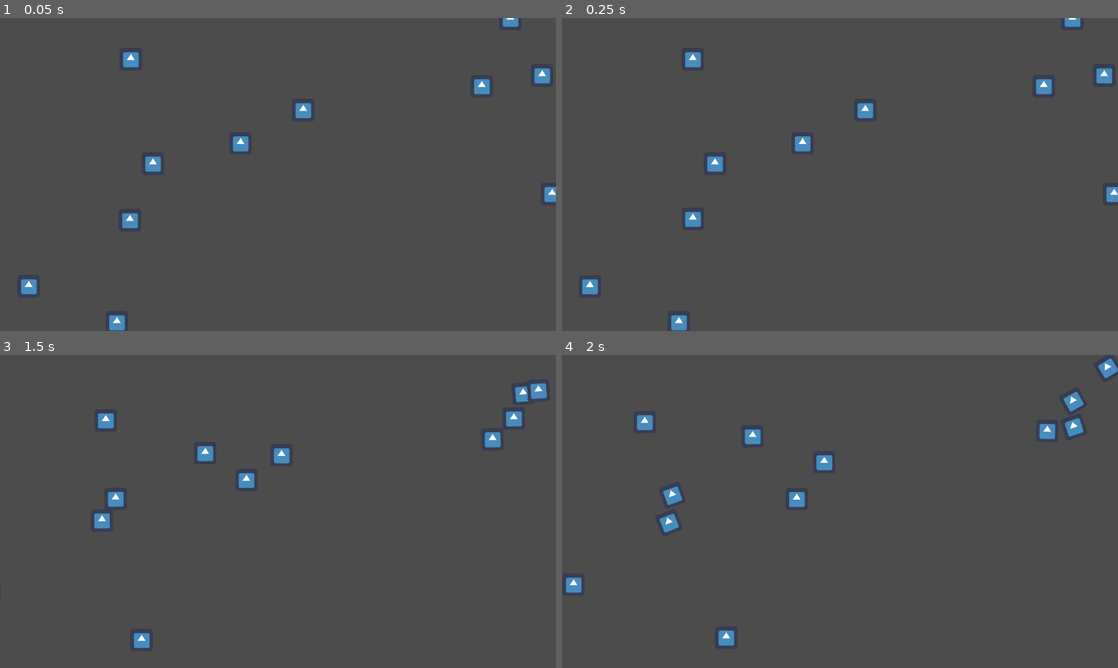
Above: before the commit, frames 1-4 (two rows, left to right).
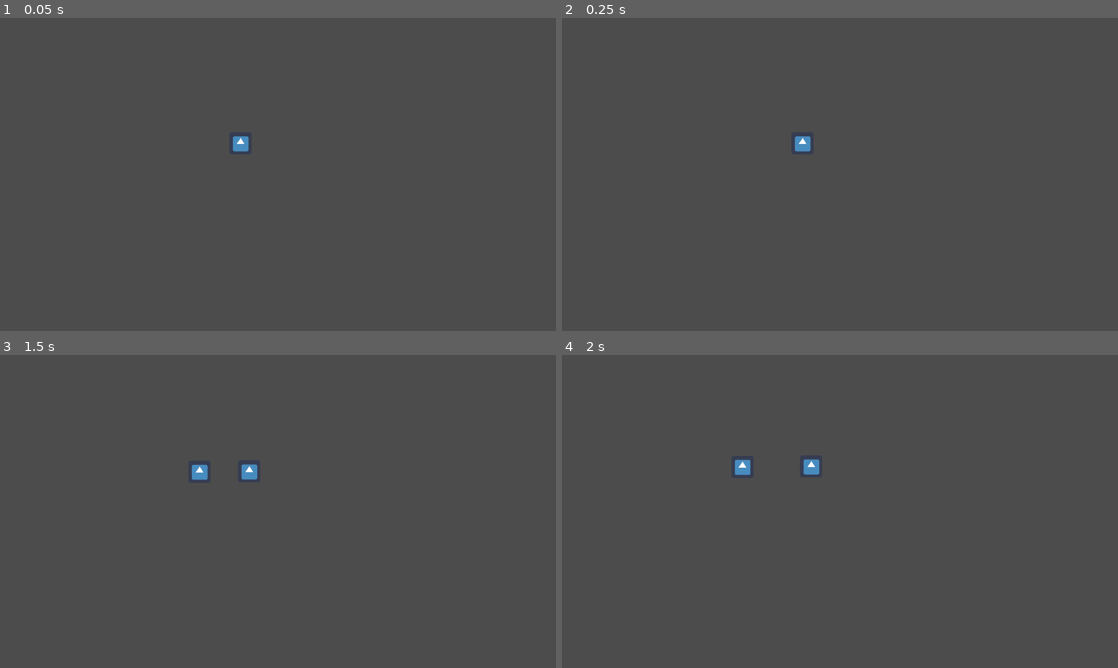
Above: after the commit, the same moments.

Repository: JadeMaveric/GMTK20
Game: Godot game, scene res://main.tscn
The game is run twice, just before and just after one commit, with the same random seed, the same clock (stepped at 60 frames per second) and the same inputs. The engine's default icon, where the game draws it, is replaced by a stand-in: a white triangle on a blue panel in a dark square.
Inputs (mouse positions are in pixels of both pictures, inside the frame that each line leads up to):
- Up to frame 1 (0.05 s): no input
- Up to frame 2 (0.25 s): no input
- Up to frame 3 (1.5 s): move the mouse to (239, 480) at 0.52 s; click (239, 480) at 0.67 s; move the mouse to (528, 383) at 1.27 s; click (528, 383) at 1.42 s
- Up to frame 4 (2 s): no input

The runs differ from the first frame. In frame 1, 1.3% of the frame differs, in the area x 3-100%, y 0-100%; in frame 2, 1.3%; in frame 3, 1.7%; in frame 4, 1.9%, in the area x 0-100%, y 1-93%.
Error after the commit: Attempt to call function 'set_wait_time' in base 'null instance' on a null instance. (res://thoughts/actions.gd:31)

Commit message:
Add sprites

Diff:
--- a/thoughts/actions.gd
+++ b/thoughts/actions.gd
@@ -1,5 +1,4 @@
 extends RigidBody2D
-class_name Thought
 
 # Declare member variables here. Examples:
 # var a = 2
@@ -12,9 +11,25 @@
 	return Vector2(rand_range(-1, 1), rand_range(-1, 1)).normalized()
 
 
+func kill():
+	get_parent().remove_child(self)
+
+func save():
+	var clone = self.duplicate(DUPLICATE_GROUPS+DUPLICATE_SCRIPTS+DUPLICATE_SIGNALS)
+	var clone_dir = rand_vector()
+	clone.set_linear_velocity((clone_dir-position).normalized() * speed)
+	clone.position = position + clone_dir
+	position = position - clone_dir
+	get_parent().add_child(clone)
+
+
 # Called when the node enters the scene tree for the first time.
 func _ready():
-	pass
+	set_mode(RigidBody2D.MODE_CHARACTER)
+	set_bounce(1)
+	var wait_time = rand_range(5, 20)
+	$LifetimeTimer.set_wait_time(wait_time)
+	$LifetimeTimer.start()
 
 
 # Called every frame. 'delta' is the elapsed time since the previous frame.
@@ -24,21 +39,15 @@
 
 func _input_event(viewport, event, shape_idx):
 	if event.is_action_pressed("gp_kill"):
-		get_parent().remove_child(self)
+		kill()
 
 	elif event.is_action_pressed("gp_save"):
-		# Slide left, generate child on right
-		var clone = ThoughtNode.instance()
-		var clone_dir = rand_vector()
-		clone.set_linear_velocity((clone_dir-position).normalized() * speed)
-		clone.position = position + clone_dir
-		position = position - clone_dir
-		get_parent().add_child(clone)
+		save()
 
 
 func _change_velocity():
 	var screen = get_viewport_rect()
-	$Timer.set_wait_time(1.0)
+	$MovementTimer.set_wait_time(1.0)
 
 	if screen.has_point(position):
 		set_linear_velocity(rand_vector() * speed)
@@ -46,3 +55,7 @@
 		var center : Vector2 = screen.position + screen.size/2
 		var movement_dir := position.direction_to(center)
 		set_linear_velocity(movement_dir * speed)
+
+
+func _on_LifetimeTimer_timeout():
+	pass # Replace with function body.
--- a/thoughts/controller.gd
+++ b/thoughts/controller.gd
@@ -3,7 +3,8 @@
 
 export(int) var initial_thought_count = 10
 
-var ThoughtNode = load("res://thoughts/Thought.tscn")
+var StableThoughtNode = load("res://thoughts/stable/thought.tscn")
+var UnstableThoughtNode = load("res://thoughts/unstable/thought.tscn")
 
 # Called when the node enters the scene tree for the first time.
 func _ready():
@@ -14,10 +15,15 @@
 	)
 
 	for i in range(initial_thought_count):
-		var thought = ThoughtNode.instance()
-		thought.position = Vector2(randi() % int(screen.x), randi() % int(screen.y))
-		thought.get_node("Timer").set_wait_time(randf())
-		add_child(thought)
+		var stable_thought = StableThoughtNode.instance()
+		stable_thought.position = Vector2(randi() % int(screen.x), randi() % int(screen.y))
+		stable_thought.get_node("MovementTimer").set_wait_time(randf())
+		add_child(stable_thought)
+
+		var unstable_thought = UnstableThoughtNode.instance()
+		unstable_thought.position = Vector2(randi() % int(screen.x), randi() % int(screen.y))
+		unstable_thought.get_node("MovementTimer").set_wait_time(randf())
+		add_child(unstable_thought)
 
 func _unhandled_input(event):
 	pass
--- /dev/null
+++ b/thoughts/stable/actions.gd
@@ -0,0 +1,20 @@
+extends "res://thoughts/actions.gd"
+# Stable Thought
+
+# Declare member variables here. Examples:
+# var a = 2
+# var b = "text"
+
+
+# Called when the node enters the scene tree for the first time.
+func _ready():
+	print($LifetimeTimer.get_wait_time())
+
+
+# Called every frame. 'delta' is the elapsed time since the previous frame.
+#func _process(delta):
+#	pass
+
+
+func _on_LifetimeTimer_timeout():
+	kill()
--- /dev/null
+++ b/thoughts/stable/thought.tscn
@@ -0,0 +1,11 @@
+[gd_scene load_steps=4 format=2]
+
+[ext_resource path="res://thoughts/thought.tscn" type="PackedScene" id=1]
+[ext_resource path="res://thoughts/stable/actions.gd" type="Script" id=2]
+[ext_resource path="res://thoughts/stable/sprite.png" type="Texture" id=3]
+
+[node name="Thought" instance=ExtResource( 1 )]
+script = ExtResource( 2 )
+
+[node name="Sprite" parent="CollisionShape2D" index="0"]
+texture = ExtResource( 3 )
--- /dev/null
+++ b/thoughts/unstable/actions.gd
@@ -0,0 +1,20 @@
+extends "res://thoughts/actions.gd"
+# Unstable Thought
+
+# Declare member variables here. Examples:
+# var a = 2
+# var b = "text"
+
+
+# Called when the node enters the scene tree for the first time.
+func _ready():
+	pass # Replace with function body.
+
+
+# Called every frame. 'delta' is the elapsed time since the previous frame.
+#func _process(delta):
+#	pass
+
+
+func _on_LifetimeTimer_timeout():
+	save()
--- /dev/null
+++ b/thoughts/unstable/thought.tscn
@@ -0,0 +1,11 @@
+[gd_scene load_steps=4 format=2]
+
+[ext_resource path="res://thoughts/thought.tscn" type="PackedScene" id=1]
+[ext_resource path="res://thoughts/unstable/actions.gd" type="Script" id=2]
+[ext_resource path="res://thoughts/unstable/sprite.png" type="Texture" id=3]
+
+[node name="Thought" instance=ExtResource( 1 )]
+script = ExtResource( 2 )
+
+[node name="Sprite" parent="CollisionShape2D" index="0"]
+texture = ExtResource( 3 )
Binary file added: thoughts/sprite.png
Not shown, added: thoughts/sprite.png.import
Binary file added: thoughts/stable/sprite.png
Not shown, added: thoughts/stable/sprite.png.import
Binary file added: thoughts/unstable/sprite.png
Not shown, added: thoughts/unstable/sprite.png.import
